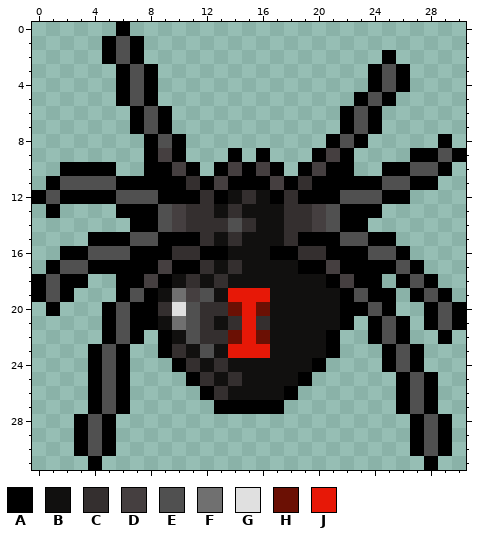
Two states of a pixel-art sprite, img/mobs/veuveNoire/veuveNoire1.png. That is the earlier state.
The file is 31x32 pixels.
Palette (. is transparent): A #000000  B #11100f  C #342f2f  D #453f40  E #505050  F #707070  G #e0e0e0  H #6b1004  J #e71807
Pixels before, first column x 0:
 0 ......A........................
 1 .....AEA.......................
 2 .....AEA.................A.....
 3 ......AEA...............AEA....
 4 ......AEA...............AEA....
 5 ......AEA..............AEA.....
 6 .......AEA............AEA......
 7 .......AEA............AEA......
 8 ........AEA..........AEA.....A.
 9 ........ADA...A.A...ADA....AAEA
10 ..AAAA..AADA.ADADA.ADAA..AAEEA.
11 .AEEEEAAAAACADAAADACAAAAAEEAA..
12 AEAAAAEEEAAACABCBACAAAEEEAA....
13 .A....AAAEDCCBCBBBCCDEAAA......
14 .......AAEDCCCECBBCCDEAA.......
15 ....AAAEEAAACBCBBBCAAAEEAA.....
16 ..AAEEEAAACCAABBBAACCAAAEEA....
17 .AEEAAAAADAACBCBBBBAADAAAAEA...
18 AEAA..AADABCBCBBBBBBBADAA.AEA..
19 AEA...AEABFDEBJJJBBBBBAEAA.AEA.
20 .A...AEAACGECCHJHBBBBBAAEA..AEA
21 .....AEAABFECBCJCBBBBBA.AEA.AEA
22 .....AEA.ABECCHJHBBBBA..AEA..A.
23 ....AEA..ACBEBJJJBBBBA...AEA...
24 ....AEA...ACBCBBBBBBA....AEA...
25 ....AEA....ACBCBBBBA......AEA..
26 ....AEA.....ACBBBBA.......AEA..
27 ....AEA......AAAAA........AEA..
28 ...AEA.....................AEA.
29 ...AEA.....................AEA.
30 ...AEA.....................AEA.
31 ....A.......................A..
New version:
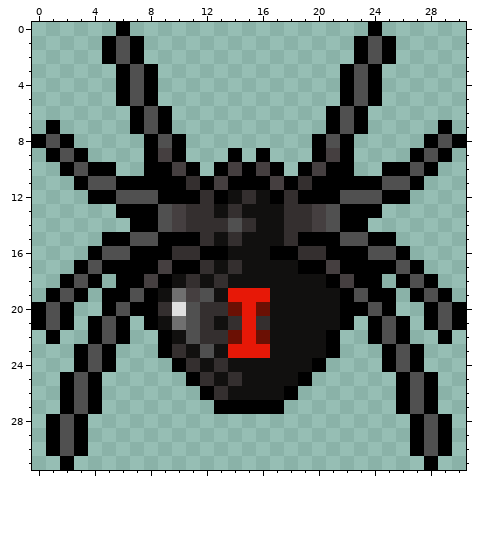
What changed:
y 0: x 24 . -> A
y 1: x 23..25 ... -> AEA
y 2: x 23..24 .. -> AE
y 3..4: x 22..23 .. -> AE; x 25..26 EA -> ..
y 5: x 22..25 .AEA -> AEA.
y 6: x 21..24 .AEA -> AEA.
y 7: x 1 . -> A; x 21..24 .AEA -> AEA.; x 29 . -> A
y 8: x 0..2 ... -> AEA; x 20..23 .AEA -> AEA.; x 28..30 .A. -> AEA
y 9: x 1..3 ... -> AEA; x 28..30 AEA -> EA.
y 10: x 3 A -> E; x 28..29 EA -> A.
y 11: x 1..3 AEE -> ..A; x 28 A -> .
y 12: x 0..3 AEAA -> ....
y 13: x 1 A -> .
y 15: x 4 A -> .
y 16: x 2..4 AAE -> ..A
y 17: x 1..4 AEEA -> ..AE
y 18: x 0..1 AE -> ..; x 3..4 A. -> EA
y 19: x 0..3 AEA. -> .AEA; x 5 . -> A
y 20: x 0..2 .A. -> AEA
y 21: x 0..2 ... -> AEA; x 4..7 .AEA -> AEA.
y 22: x 1 . -> A; x 4..7 .AEA -> AEA.
y 23..24: x 3..6 .AEA -> AEA.
y 25..27: x 2..3 .. -> AE; x 5..6 EA -> ..
y 28..30: x 1..2 .. -> AE; x 4..5 EA -> ..
y 31: x 2 . -> A; x 4 A -> .
Pixel boxes of the changes (left, top, right, bottom) in both pictures:
changed: (312, 22, 466, 190)
changed: (32, 120, 144, 470)
